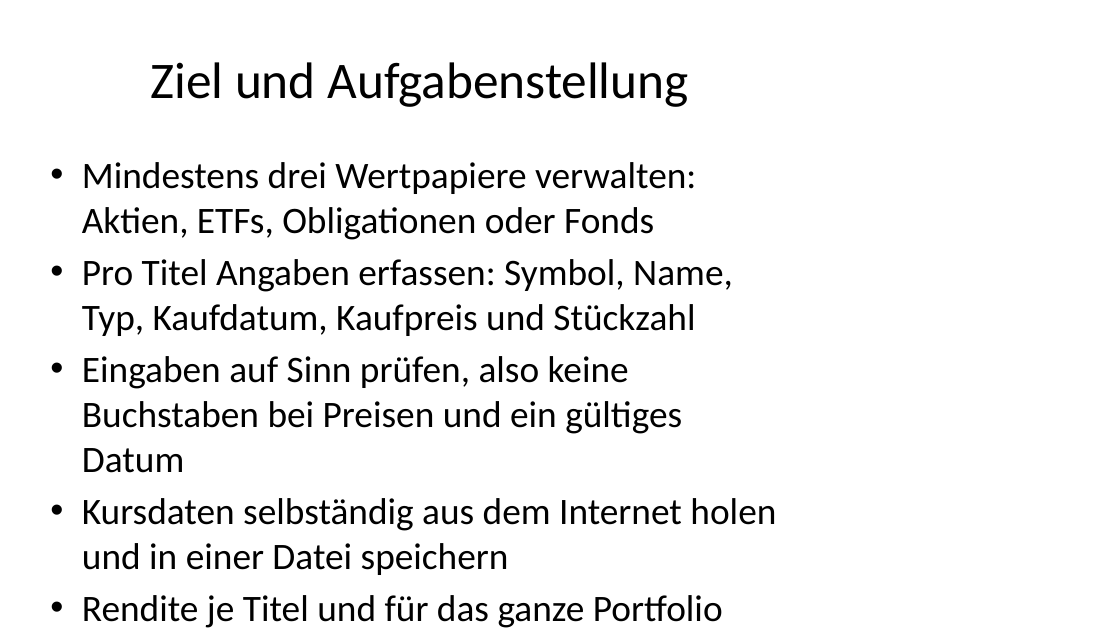
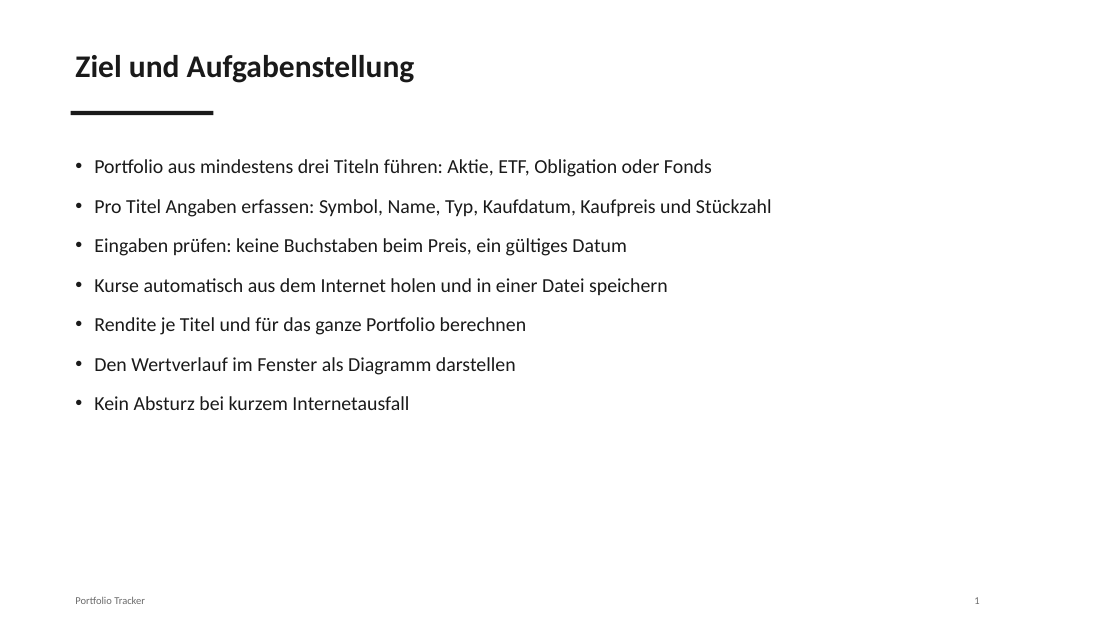
Before and after one commit to Apewee/PortfolioTracker, a slide deck: slide 2 of PortfolioPräsentation.pptx. Drawn at 1120x630 pixels with LibreOffice and Linux fonts; fonts in the diff are those of the drawing. Boxes give left, top, right and bottom in pixels: in the first picture for what was removed or moved away, otherwise in the second. Text is boxed around its words. In the diff, an @@ line names an element or a change of style, - is before the commit and + after.

Commit message:
Praesentation neu gestaltet mit echten Kursdaten und Spracheinstellung

```diff
--- a/PortfolioPräsentation.pptx
+++ b/PortfolioPräsentation.pptx
@@ text "Ziel und Aufgabenstellung": place and size @@
-text "Ziel und Aufgabenstellung" at bbox=[150, 62, 688, 107]
+text "Ziel und Aufgabenstellung" at bbox=[75, 55, 415, 83]
@@ text "Ziel und Aufgabenstellung" at bbox=[75, 55, 415, 83]: size 44 to 27 pt, text colour #000000 to #1A1A1A, bold on; alignment centre to left; vertical alignment middle to top @@
@@ rectangle added at bbox=[71, 111, 213, 115], fill #1A1A1A @@
@@ text "Portfolio aus mindestens drei Titeln ...": place and size @@
-text "Portfolio aus mindestens drei Titeln ..." at bbox=[82, 162, 776, 628]
+text "Portfolio aus mindestens drei Titeln ..." at bbox=[94, 159, 772, 410]
@@ text at bbox=[94, 159, 712, 177]: text changed; size 32 to 17 pt; text colour #000000 to #1A1A1A @@
-• Mindestens drei Wertpapiere verwalten: Aktien, ETFs, Obligationen oder Fonds
+• Portfolio aus mindestens drei Titeln führen: Aktie, ETF, Obligation oder Fonds
@@ text at bbox=[94, 199, 772, 335]: size 32 to 17 pt, text colour #000000 to #1A1A1A in "Pro Titel Angaben erfassen: Symbol, Name, Typ, ...", "Rendite je Titel und für das ganze ..."; indent changed; line spacing 1 to 1.12; more space between paragraphs @@
@@ text at bbox=[94, 238, 668, 295]: text changed; size 32 to 17 pt; text colour #000000 to #1A1A1A @@
-• Eingaben auf Sinn prüfen, also keine Buchstaben bei Preisen und ein gültiges Datum
-• Kursdaten selbständig aus dem Internet holen und in einer Datei speichern
+• Eingaben prüfen: keine Buchstaben beim Preis, ein gültiges Datum
+• Kurse automatisch aus dem Internet holen und in einer Datei speichern
@@ text at bbox=[94, 357, 516, 410]: text changed; size 32 to 17 pt; text colour #000000 to #1A1A1A @@
-• Den Wertverlauf im Fenster grafisch darstellen
-• Kein Absturz bei kurzem Internetausfall und klare Fehlermeldungen
+• Den Wertverlauf im Fenster als Diagramm darstellen
+• Kein Absturz bei kurzem Internetausfall
@@ text added at bbox=[75, 597, 145, 604], 9 pt, text #6B6B6B @@
+Portfolio Tracker
@@ text added at bbox=[974, 597, 979, 604], 9 pt, text #6B6B6B @@
+1
```
Also in this commit, not shown: 8 other slides changed, 1 slide added.
